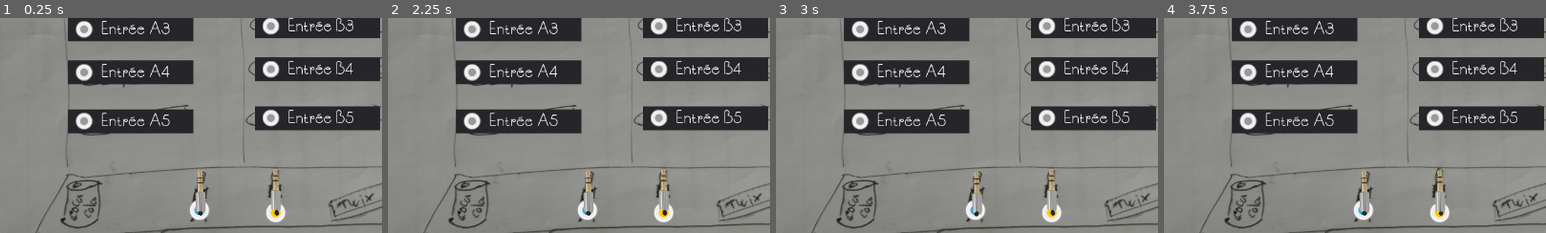
Above: before the commit, frames 1-4 (left to right).
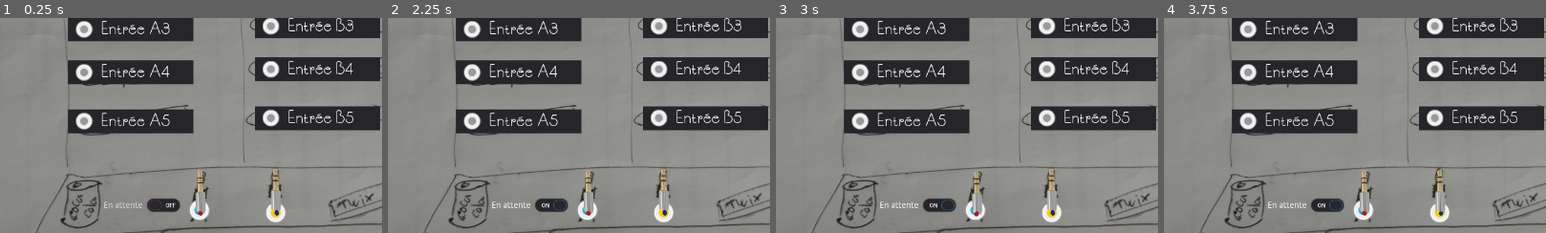
Above: after the commit, the same moments.

Repository: Nutriz/GodotWildJam21
Game: Godot game, scene res://Game.tscn
Same seed, same stepped clock (60 frames per second), same inputs: the game is played once before the commit and once after it.
Inputs (mouse positions are % of the whole screen's width and height, from its top left):
- Up to frame 1 (0.25 s): no input
- Up to frame 2 (2.25 s): click (37, 94) at 0.5 s, where only the run after the commit has a clickable "En attente"; click (37, 94) at 1.25 s, where only the run after the commit has a clickable "En attente"; click (37, 94) at 2 s, where only the run after the commit has a clickable "En attente"
- Up to frame 3 (3 s): tap Enter at 2.75 s; move the mouse to (44, 91) at 2.77 s; click (44, 91) at 2.92 s
- Up to frame 4 (3.75 s): tap Space (skip) at 3.5 s; move the mouse to (54, 90) at 3.52 s; click (54, 90) at 3.67 s
The pictures show only the part of the screen within x 18-68%, y 50-100%; the shares and areas given below are measured in that part.

The runs differ from the first frame. In frame 1, 0.7% of the frame differs, in the area x 27-73%, y 84-92%; in frame 2, 0.7%; in frame 3, 0.7%; in frame 4, 0.7%.
Error before the commit: Invalid get index '000' (on base: 'Dictionary'). (res://Scenes/DialogSystem.gd:11)

Commit message:
More complexe dialogue system

Diff:
--- /dev/null
+++ b/Assets/Dialogues/dialogues.json.gd
@@ -0,0 +1,59 @@
+{
+	"chapter1": {
+		"dial1": [
+			{
+				"name": "Sev",
+				"pos": "caller",
+				"text": "Miam miam miam j'aime les tomates cerises"
+			},
+			{
+				"name": "Sev",
+				"pos": "caller",
+				"text": "Et aussi les concombres !",
+				"holding": true
+			},
+			{
+				"B1": [
+					{
+						"name": "Jérôme",
+						"pos": "called",
+						"text": "euuuh okkkk..... !"
+					},
+					{
+						"name": "Sev",
+						"pos": "caller",
+						"text": "blabliblubliblu !"
+					},
+					{
+						"name": "Jérôme",
+						"pos": "called",
+						"text": "euh, t'es sûre que ça va ?!",
+						"end": true
+					}
+				],
+				"B2": [
+					{
+						"name": "Pompier",
+						"pos": "called",
+						"text": "Vous êtes qui ?"
+					},
+					{
+						"name": "Sev",
+						"pos": "caller",
+						"text": "Une princesse"
+					},
+					{
+						"name": "Pompier",
+						"pos": "called",
+						"text": ".... Au revoir madame",
+						"end": true
+					}
+				]
+			}
+		],
+		"dial2": {}
+	},
+	"chapter02": {},
+	"chapter03": {},
+	"chapter04": {}
+}
--- a/Assets/Dialogues/test.json
+++ /dev/null
@@ -1,5 +0,0 @@
-{
-	"001" : {"name": "Sev", "pos": "left", "text": "Miam miam miam j'aime les tomates cerises" },
-	"002" : {"name": "Sev", "pos": "left", "text": "Et aussi les concombres !" },
-	"003" : {"name": "Jérôme", "pos": "right", "text": "Euh ok... je vois." }
-}
--- a/Game.gd
+++ b/Game.gd
@@ -1,7 +1,11 @@
 extends Node2D
 
+var connectionA
+var connectionB
+
 func _ready():
-	Events.connect("jack_connected", self, "test")
+	Events.connect("jack_connected", self, "on_jack_connected")
+	Events.connect("dialogue_finished", self, "on_dialogue_finished")
 
 func _process(delta):
 
@@ -21,6 +25,20 @@
 	point = $JackB/Cable.global_position - $PositionJackB.global_position
 	$CableJackB.add_point(point)
 
+func on_jack_connected(jack_type, input):
+	print(str(jack_type) + " connected to " + str(Global.Inputs.keys()[input]))
+	if jack_type.ends_with("A"):
+		connectionA = input
+	else:
+		connectionB = input
 
-func test(jack_type, input):
-	print(str(jack_type) + " connected to " + str(Global.Inputs.keys()[input]))
+func on_dialogue_finished():
+	print("reset")
+	$JackA.reset_position()
+	$JackB.reset_position()
+	$CheckButton.pressed = false
+
+func _on_holding_toggled(button_pressed):
+	if button_pressed and connectionA != null:
+		print("emit " + str(connectionA))
+		Events.emit_signal("holding_input")
--- a/Game.tscn
+++ b/Game.tscn
@@ -125,7 +125,7 @@
 skew = 4.37114e-08
 points = PoolVector2Array( 0, 0, 0, 0 )
 width = 6.0
-default_color = Color( 0.137255, 0.141176, 0.160784, 1 )
+default_color = Color( 0.635294, 0.117647, 0.105882, 1 )
 joint_mode = 2
 begin_cap_mode = 2
 end_cap_mode = 2
@@ -136,7 +136,7 @@
 skew = 4.37114e-08
 points = PoolVector2Array( 0, 0, 0, 0 )
 width = 6.0
-default_color = Color( 0.137255, 0.141176, 0.160784, 1 )
+default_color = Color( 0.0745098, 0.160784, 0.572549, 1 )
 joint_mode = 2
 begin_cap_mode = 2
 end_cap_mode = 2
@@ -149,3 +149,16 @@
 position = Vector2( 694.444, 684.533 )
 
 [node name="DialogSystem" parent="." instance=ExtResource( 7 )]
+
+[node name="CheckButton" type="CheckButton" parent="."]
+margin_left = 400.058
+margin_top = 654.322
+margin_right = 545.058
+margin_bottom = 694.322
+focus_mode = 0
+enabled_focus_mode = 0
+text = "En attente"
+__meta__ = {
+"_edit_use_anchors_": false
+}
+[connection signal="toggled" from="CheckButton" to="." method="_on_holding_toggled"]
--- /dev/null
+++ b/Scenes/Dialog.tscn
@@ -0,0 +1,64 @@
+[gd_scene load_steps=6 format=2]
+
+[ext_resource path="res://Assets/Font/SouciSansNF.ttf" type="DynamicFontData" id=1]
+[ext_resource path="res://Assets/Sprites/grey_arrowDownGrey.png" type="Texture" id=2]
+[ext_resource path="res://Scripts/Dialog.gd" type="Script" id=3]
+
+[sub_resource type="DynamicFont" id=1]
+size = 25
+font_data = ExtResource( 1 )
+
+[sub_resource type="Animation" id=2]
+resource_name = "Indicator"
+length = 0.6
+loop = true
+tracks/0/type = "value"
+tracks/0/path = NodePath("NextIndicator:rect_position")
+tracks/0/interp = 1
+tracks/0/loop_wrap = true
+tracks/0/imported = false
+tracks/0/enabled = true
+tracks/0/keys = {
+"times": PoolRealArray( 0, 0.3 ),
+"transitions": PoolRealArray( 3.13834, 0.125 ),
+"update": 0,
+"values": [ Vector2( 339.392, 101.259 ), Vector2( 339.392, 108 ) ]
+}
+
+[node name="Dialog" type="Panel"]
+modulate = Color( 1, 1, 1, 0.854902 )
+margin_right = 369.0
+margin_bottom = 131.0
+script = ExtResource( 3 )
+__meta__ = {
+"_edit_use_anchors_": false
+}
+
+[node name="Text" type="RichTextLabel" parent="."]
+margin_left = 12.0
+margin_top = 12.0
+margin_right = 354.0
+margin_bottom = 99.0
+custom_fonts/normal_font = SubResource( 1 )
+__meta__ = {
+"_edit_use_anchors_": false
+}
+
+[node name="NextIndicator" type="TextureRect" parent="."]
+visible = false
+margin_left = 339.392
+margin_top = 101.259
+margin_right = 354.392
+margin_bottom = 111.259
+texture = ExtResource( 2 )
+__meta__ = {
+"_edit_use_anchors_": false
+}
+
+[node name="AnimationPlayer" type="AnimationPlayer" parent="."]
+autoplay = "Indicator"
+anims/Indicator = SubResource( 2 )
+
+[node name="NextCharacter" type="Timer" parent="."]
+wait_time = 0.04
+[connection signal="timeout" from="NextCharacter" to="." method="_on_next_character_timeout"]
--- a/Scenes/DialogSystem.gd
+++ b/Scenes/DialogSystem.gd
@@ -1,31 +1,40 @@
 extends Control
 
-var index = 0
-onready var dials = load_dialogue("res://Assets/Dialogues/test.json")
+onready var dials = load_dialogue("res://Assets/Dialogues/dialogues.json.gd")
+
+var chapter_idx = 1
+var curr_dial = null
+var msg_index = 0
 
 func _ready():
 	Events.connect("jack_connected", self, "on_jack_connected")
+	Events.connect("holding_input", self, "on_holding")
 
 func _process(delta):
-	if Input.is_action_just_pressed("skip"):
-		var dial = dials["00" + str(index)]
-		if ($LeftDialog/Text.visible_characters < dial.name.length() + dial.text.length() - 1):
-			$LeftDialog/Text.visible_characters = dial.name.length() + dial.text.length()
+	if Input.is_action_just_pressed("skip") and curr_dial != null:
+
+		if get_curr_message().has("end"):
+			print("emit end")
+			Events.emit_signal("dialogue_finished")
+			curr_dial = null
+			$CallerDialog.hide()
+			$CalledDialog.hide()
+		elif get_curr_message().pos == "caller":
+			if not $CallerDialog.is_at_end_of_text():
+				$CallerDialog.skip_to_end_of_text()
+			elif get_curr_message().has("holding"):
+				return
+			else:
+				msg_index += 1
+				display_next_message()
 		else:
-			index += 1
-			dial = dials["00" + str(index)]
-			if dial.pos == "left":
-				$LeftDialog.visible = true
-				$RightDialog.visible = false
-				$LeftDialog/Text.text = dial.name + ": " + dial.text
-				$LeftDialog/Text.visible_characters = dial.name.length() + 1
-				$Timer.start()
+			if not $CalledDialog.is_at_end_of_text():
+				$CalledDialog.skip_to_end_of_text()
+			elif get_curr_message().has("holding"):
+				return
 			else:
-				$LeftDialog.visible = false
-				$RightDialog.visible = true
-				$RightDialog/Text.text = dial.name + ": " + dial.text
-				$RightDialog/Text.visible_characters = dial.name.length() + 1
-				$Timer.start()
+				msg_index += 1
+				display_next_message()
 
 func load_dialogue(file_path):
 	var file = File.new()
@@ -37,27 +46,29 @@
 	return dialogues
 
 func on_jack_connected(jack_type, input):
-	start_dialog()
+	msg_index = 0
 
-func start_dialog():
-	index += 1
-	var dial = dials["00" + str(index)]
-	if dial.pos == "left":
-		$LeftDialog.visible = true
-		$RightDialog.visible = false
-		$LeftDialog/Text.text = dial.name + ": " + dial.text
-		$LeftDialog/Text.visible_characters = dial.name.length() + 1
-		$Timer.start()
+	if jack_type.ends_with("A"):
+		curr_dial = dials["chapter" + str(chapter_idx)]["dial1"]
 	else:
-		$LeftDialog.visible = false
-		$RightDialog.visible = true
-		$RightDialog/Text.text = dial.name + ": " + dial.text
-		$RightDialog/Text.visible_characters = dial.name.length() + 1
-		$Timer.start()
+		var dial_length = dials["chapter" + str(chapter_idx)]["dial1"].size() - 1
+		curr_dial = dials["chapter" + str(chapter_idx)]["dial1"][dial_length]["B" + str(input + 1 - 5)]
 
-func _on_Timer_timeout():
-	var dial = dials["00" + str(index)]
-	if dial.pos == "left":
-		$LeftDialog/Text.visible_characters += 1
+	display_next_message()
+
+func on_holding():
+	print("received")
+	$CallerDialog.hide()
+	$CalledDialog.hide()
+
+func display_next_message():
+	var msg = get_curr_message()
+	if msg.pos == "caller":
+		$CallerDialog.display_msg(msg)
+		$CalledDialog.hide()
 	else:
-		$RightDialog/Text.visible_characters += 1
+		$CallerDialog.hide()
+		$CalledDialog.display_msg(msg)
+
+func get_curr_message():
+	return curr_dial[msg_index]
--- a/Scenes/DialogSystem.tscn
+++ b/Scenes/DialogSystem.tscn
@@ -1,11 +1,7 @@
-[gd_scene load_steps=4 format=2]
+[gd_scene load_steps=3 format=2]
 
 [ext_resource path="res://Scenes/DialogSystem.gd" type="Script" id=1]
-[ext_resource path="res://Assets/Font/SouciSansNF.ttf" type="DynamicFontData" id=2]
-
-[sub_resource type="DynamicFont" id=1]
-size = 25
-font_data = ExtResource( 2 )
+[ext_resource path="res://Scenes/Dialog.tscn" type="PackedScene" id=2]
 
 [node name="DialogSystem" type="Control"]
 script = ExtResource( 1 )
@@ -13,48 +9,16 @@
 "_edit_use_anchors_": false
 }
 
-[node name="LeftDialog" type="Panel" parent="."]
+[node name="CallerDialog" parent="." instance=ExtResource( 2 )]
 visible = false
-modulate = Color( 1, 1, 1, 0.854902 )
-margin_left = 28.8299
-margin_top = 28.8318
-margin_right = 397.83
-margin_bottom = 159.832
-__meta__ = {
-"_edit_use_anchors_": false
-}
+margin_left = 50.1054
+margin_top = 31.7335
+margin_right = 419.105
+margin_bottom = 162.733
 
-[node name="Text" type="RichTextLabel" parent="LeftDialog"]
-margin_left = 12.0
-margin_top = 12.0
-margin_right = 354.0
-margin_bottom = 116.0
-custom_fonts/normal_font = SubResource( 1 )
-__meta__ = {
-"_edit_use_anchors_": false
-}
-
-[node name="RightDialog" type="Panel" parent="."]
+[node name="CalledDialog" parent="." instance=ExtResource( 2 )]
 visible = false
-modulate = Color( 1, 1, 1, 0.854902 )
-margin_left = 872.101
-margin_top = 35.8299
-margin_right = 1241.1
-margin_bottom = 166.83
-__meta__ = {
-"_edit_use_anchors_": false
-}
-
-[node name="Text" type="RichTextLabel" parent="RightDialog"]
-margin_left = 12.0
-margin_top = 12.0
-margin_right = 354.0
-margin_bottom = 116.0
-custom_fonts/normal_font = SubResource( 1 )
-__meta__ = {
-"_edit_use_anchors_": false
-}
-
-[node name="Timer" type="Timer" parent="."]
-wait_time = 0.05
-[connection signal="timeout" from="Timer" to="." method="_on_Timer_timeout"]
+margin_left = 847.655
+margin_top = 37.6215
+margin_right = 1216.66
+margin_bottom = 168.622
--- /dev/null
+++ b/Scripts/Dialog.gd
@@ -0,0 +1,40 @@
+extends Panel
+
+var msg
+
+func _ready():
+	pass
+
+func display_msg(msg):
+	self.msg = msg
+	visible = true
+	display_indicator(false)
+
+	$Text.text = msg.name + ": " + msg.text
+	$Text.visible_characters = msg.name.length() + 1
+	$NextCharacter.start()
+
+func hide():
+	visible = false
+	display_indicator(false)
+
+func is_at_end_of_text():
+	return $NextIndicator.visible
+
+func skip_to_end_of_text():
+	$Text.visible_characters = msg.name.length() + msg.text.length() + 8
+
+func display_indicator(must_display):
+	$NextIndicator.visible = must_display
+
+func _on_next_character_timeout():
+	if msg.pos == "caller":
+		if ($Text.visible_characters == msg.name.length() + msg.text.length() + 8):
+			display_indicator(true)
+		else:
+			$Text.visible_characters += 1
+	else:
+		if ($Text.visible_characters == msg.name.length() + msg.text.length() + 8):
+			display_indicator(true)
+		else:
+			$Text.visible_characters += 1
--- a/Scripts/Events.gd
+++ b/Scripts/Events.gd
@@ -1,3 +1,7 @@
 extends Node
 
 signal jack_connected()
+
+signal holding_input()
+
+signal dialogue_finished()
--- a/project.godot
+++ b/project.godot
@@ -15,7 +15,7 @@
 
 [application]
 
-config/name="Connecting People"
+config/name="GWJ 21- Connecting People"
 run/main_scene="res://Game.tscn"
 config/icon="res://icon.png"
 
Binary file added: Assets/Sprites/grey_arrowDownGrey.png
Not shown, added: Assets/Sprites/grey_arrowDownGrey.png.import
Not shown: 2 places in Scenes/JackInput.tscn that only renumber resources
Not shown, changed: Specs/Specs.md
